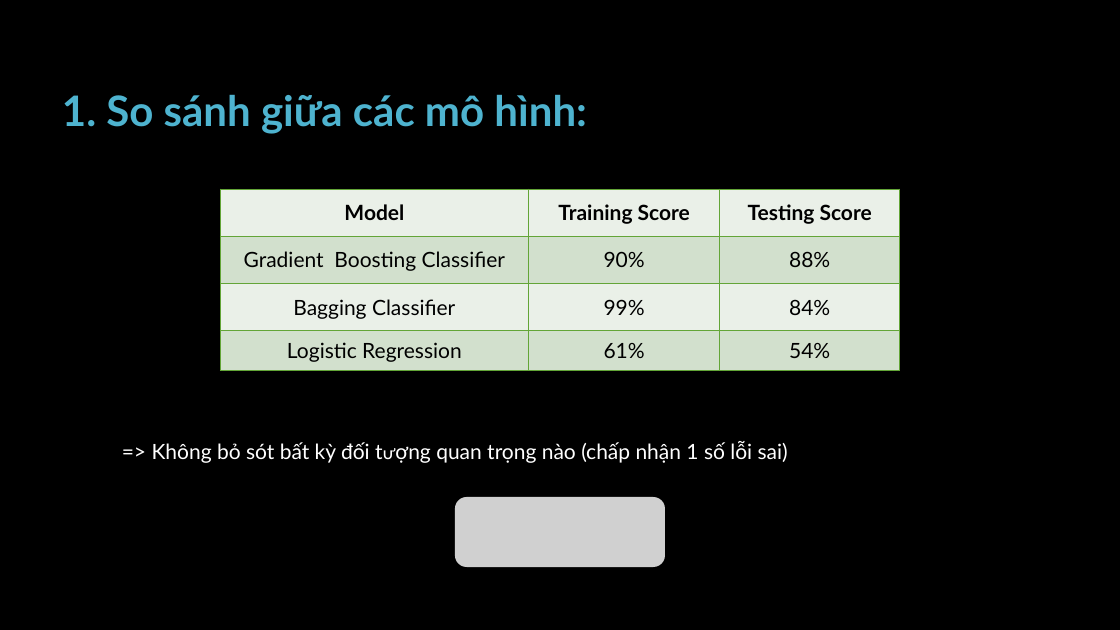
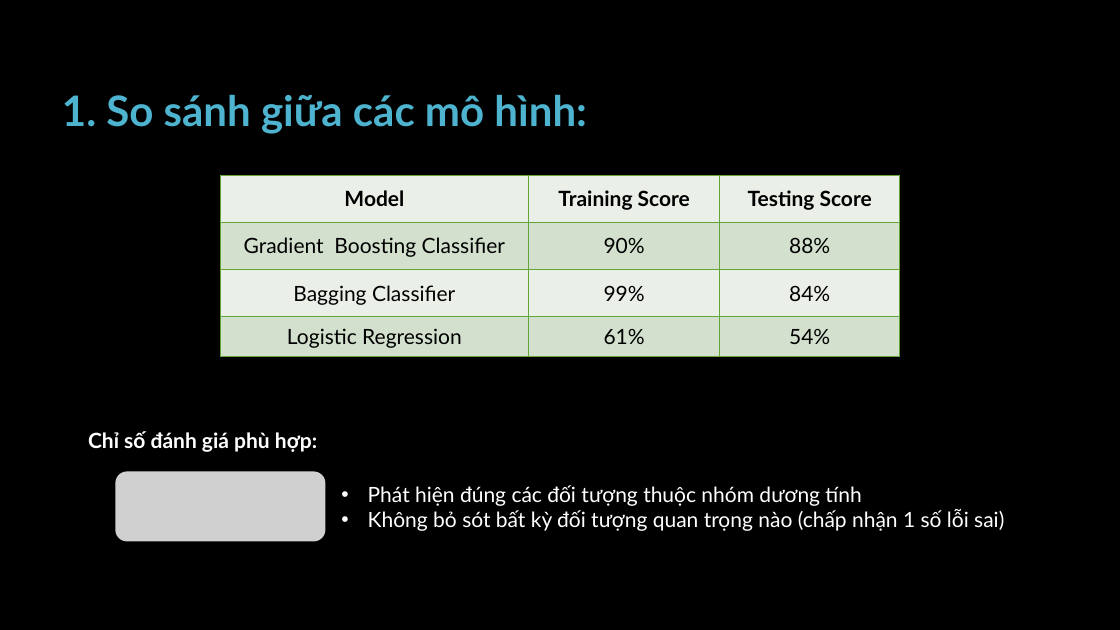
Before and after one commit to pisceskibo/CreditCardApprovalPrediction, a slide deck: slide 33 of references/ApplicationOfEnsembleLearningInBankCreditCardRiskModeling.pptx. Drawn at 1120x630 pixels with LibreOffice and Linux fonts; fonts in the diff are those of the drawing; grey boxes stand for pictures; background and template pictures are left out. Boxes give left, top, right and bottom in pixels: in the first picture for what was removed or moved away, otherwise in the second. Text is boxed around its words. In the diff, an @@ line names an element or a change of style, - is before the commit and + after.

Commit message:
update slide

```diff
--- a/references/ApplicationOfEnsembleLearningInBankCreditCardRiskModeling.pptx
+++ b/references/ApplicationOfEnsembleLearningInBankCreditCardRiskModeling.pptx
@@ table: place and size @@
-table at (220,189,900,371)
+table at (220,175,900,357)
@@ text added at (88,431,317,452), 18 pt, text #FFFFFF, bold @@
+Chỉ số đánh giá phù hợp:
@@ picture added at (115,471,325,541) @@
@@ text at (368,485,1004,531): text changed @@
-=> Không bỏ sót bất kỳ đối tượng quan trọng nào (chấp nhận 1 số lỗi sai)
+• Phát hiện đúng các đối tượng thuộc nhóm dương tính
+• Không bỏ sót bất kỳ đối tượng quan trọng nào (chấp nhận 1 số lỗi sai)
@@ picture removed at (455,497,665,567) @@
```
Also in this commit, not shown: 18 other slides changed, 1 slide added.
